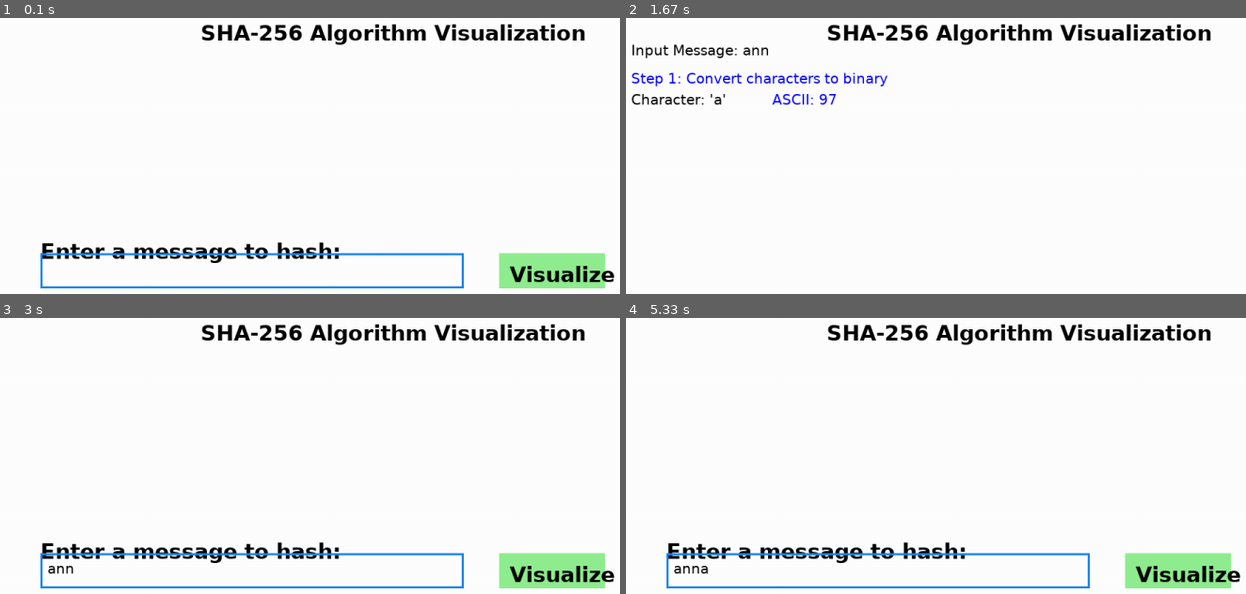
Above: before the commit, frames 1-4 (two rows, left to right).
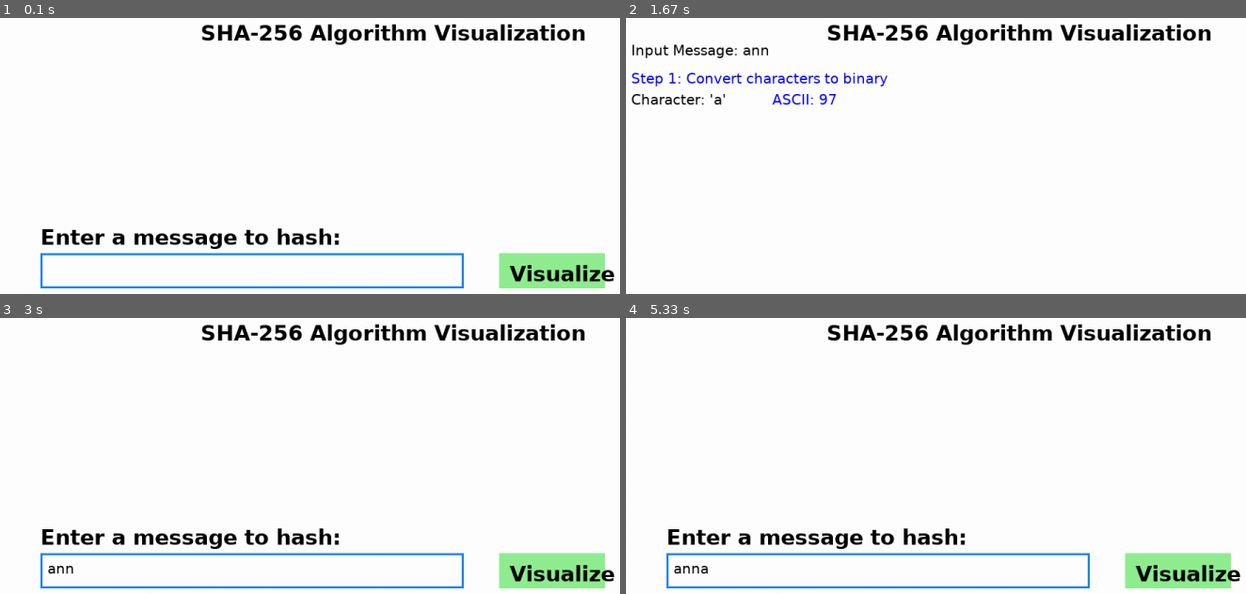
Above: after the commit, the same moments.

Repository: phuoctt03/linhtinh
Game: pygame game, started from done.py
The game is run twice, just before and just after one commit, with the same random seed, the same clock (stepped at 60 frames per second) and the same inputs.
Inputs:
- Up to frame 1 (0.1 s): no input
- Up to frame 2 (1.67 s): type "ann" at 0.33 s; tap Enter at 0.67 s; hold Right 0.88-1.35 s
- Up to frame 3 (3 s): hold Left 1.98-2.52 s; tap Enter at 2.55 s; hold Left from 2.88 s (still down)
- Up to frame 4 (5.33 s): release Left at 3.28 s; click "Visualize" at 4.03 s; hold Left 4.32-4.78 s; type "a" at 5.32 s

The runs differ from the first frame. In frame 1, 3.0% of the frame differs, in the area x 6-100%, y 76-96%; in frame 2, nothing differs; in frame 3, 3.0%; in frame 4, 3.0%.

Commit message:
fix font

Diff:
--- a/done.py
+++ b/done.py
@@ -167,14 +167,14 @@
             txt_surface = font.render(self.text, True, pygame.Color('black'))
             width = max(600, txt_surface.get_width() + 10)
             text = title_font.render("Enter a message to hash:", True, BLACK)
-            screen.blit(text, (self.input_box.x , self.input_box.y - 20))
+            screen.blit(text, (self.input_box.x , self.input_box.y - 40))
             self.input_box.w = width
             screen.blit(txt_surface, (self.input_box.x + 10, self.input_box.y + 10))
             pygame.draw.rect(screen, self.color, self.input_box, 3)
 
             pygame.draw.rect(screen, self.button_color, self.button_box)
             button_text = title_font.render("Visualize", True, pygame.Color('black'))
-            screen.blit(button_text, (self.button_box.x + 15, self.button_box.y + 13))
+            screen.blit(button_text, (self.button_box.x + 15, self.button_box.y + 12))
 
         if self.current_step > 0:
             msg_text = font.render(f"Input Message: {self.message}", True, BLACK)
